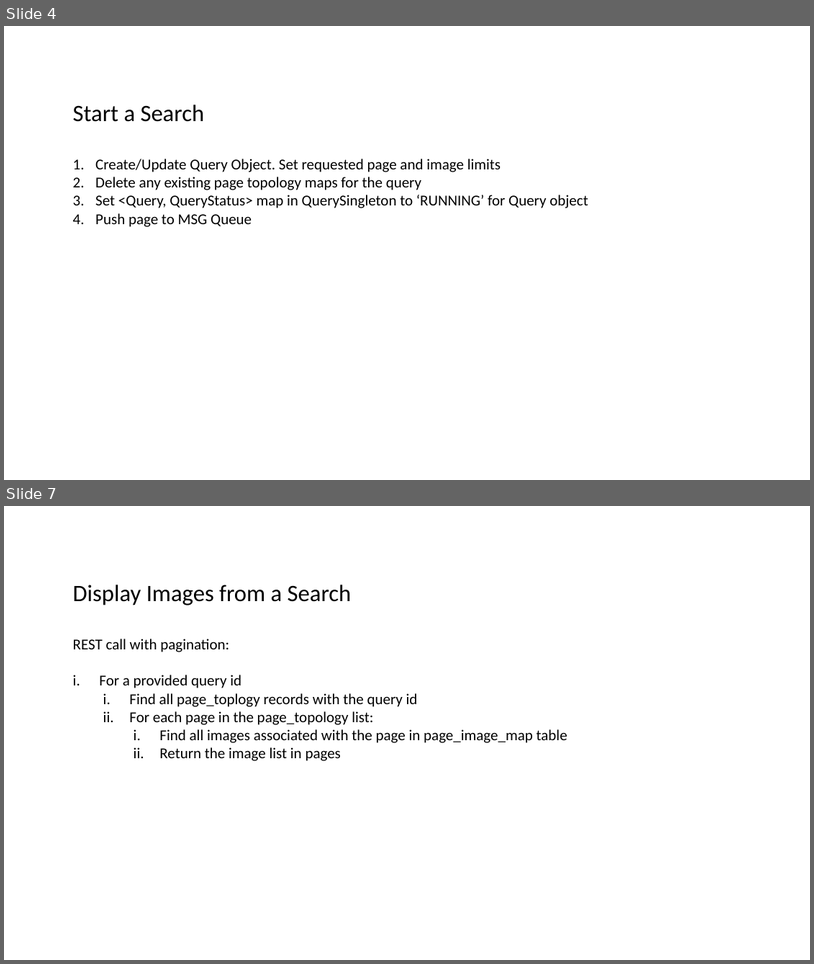
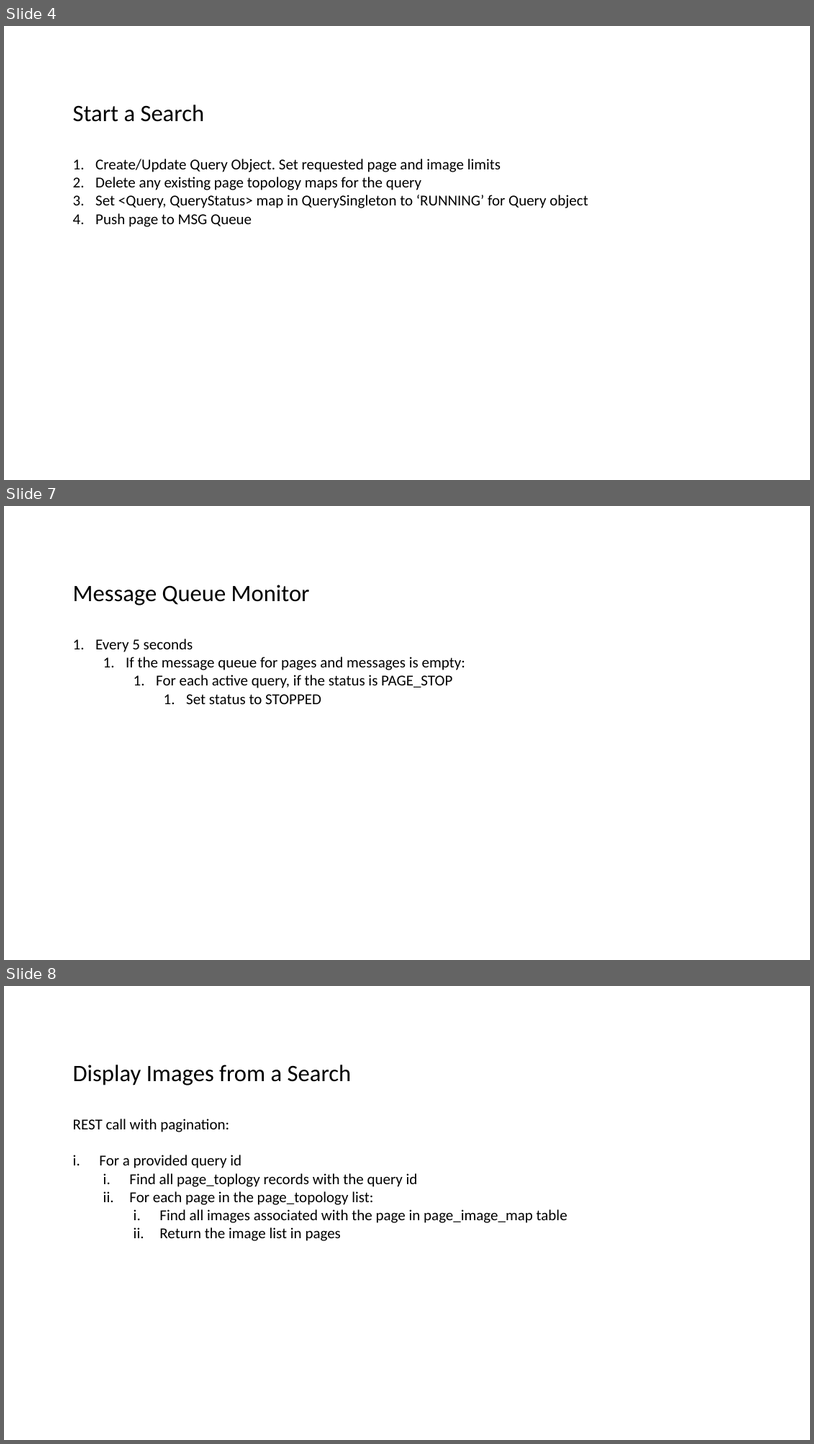
Before and after one commit to datim/squid, a slide deck: docs/design/design.pptx. Shown one above the other, each under a label of ours: slides 4 and 7 before the commit, slides 4, 7 and 8 after it; the slides between them are not shown. The pictures are 814x964 and 814x1444 pixels, drawn with LibreOffice and Linux fonts; fonts in the diff are those of the drawing. Boxes give left, top, right and bottom in pixels: in the first picture for what was removed or moved away, otherwise in the second. Text is boxed around its words. In the diff, an @@ line names an element or a change of style, - is before the commit and + after.

Commit message:
Improve search status stop (#27)

```diff
--- a/docs/design/design.pptx
+++ b/docs/design/design.pptx
@@ slide 7 added at (4,506,810,960), background #FFFFFF @@
@@ text added at (73,584,466,704), 18 pt, text #000000 @@
+Message Queue Monitor
+1. Every 5 seconds
+  1. If the message queue for pages and messages is empty:
+    1. For each active query, if the status is PAGE_STOP
+      1. Set status to STOPPED
@@ what was slide 7 is now slide 8 @@
```
Also in this commit, not shown: 3 slides changed, 7 other files.
